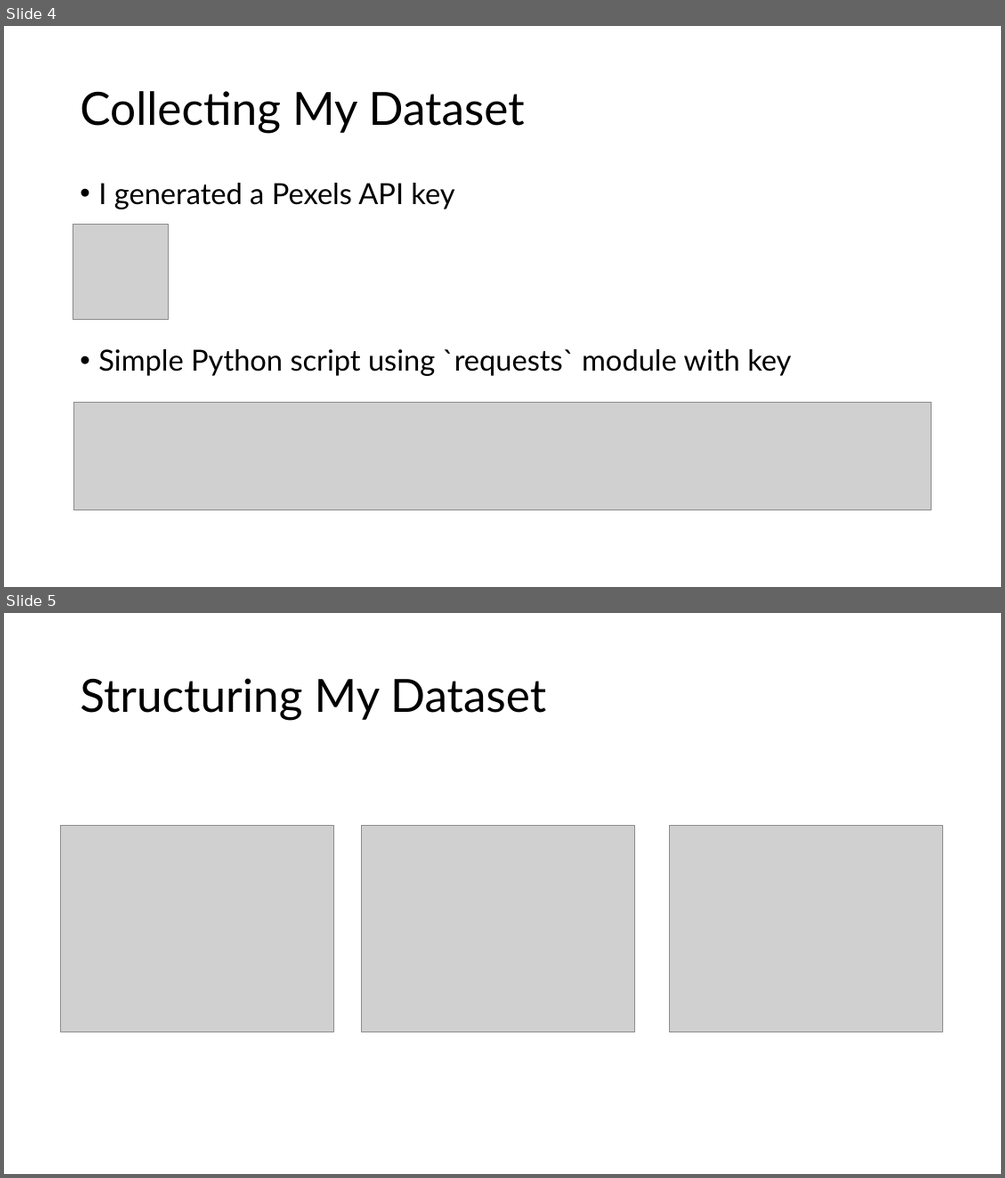
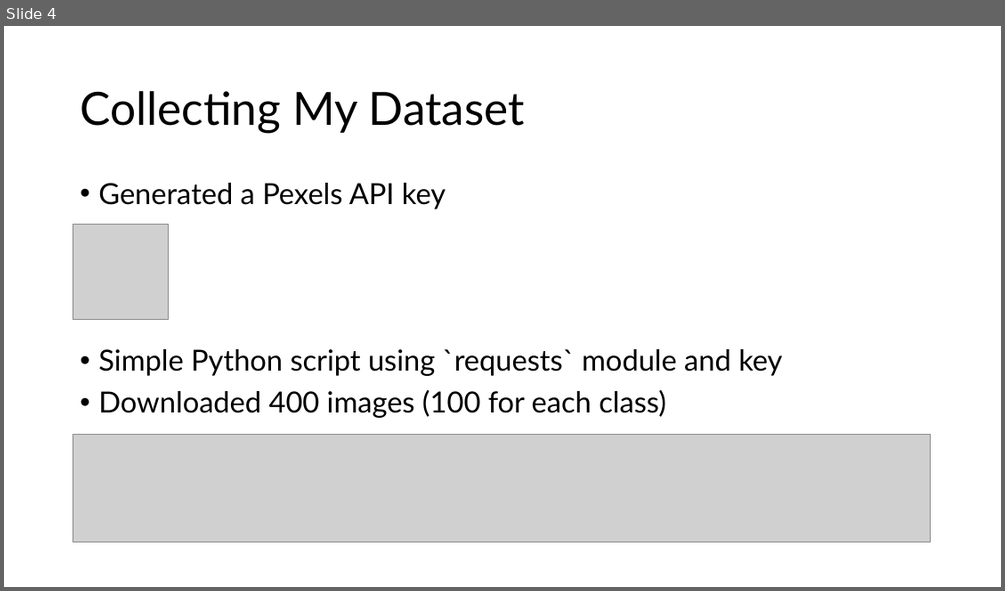
Before and after one commit to henryroeth/cpsc386-cv-project, a slide deck: docs/Project_Presentation_HKR.pptx. Shown one above the other, each under a label of ours: slides 4 and 5 before the commit, slide 4 after it. The pictures are 1005x1178 and 1005x591 pixels, drawn with LibreOffice and Linux fonts; fonts in the diff are those of the drawing; grey boxes stand for pictures. Boxes give left, top, right and bottom in pixels: in the first picture for what was removed or moved away, otherwise in the second. Text is boxed around its words. In the diff, an @@ line names an element or a change of style, - is before the commit and + after.

```diff
--- a/docs/Project_Presentation_HKR.pptx
+++ b/docs/Project_Presentation_HKR.pptx
@@ slide 5 removed at bbox=[4, 613, 1001, 1174], background #FFFFFF @@
@@ title removed at bbox=[80, 678, 546, 720] @@
-Structuring My Dataset
@@ picture removed at bbox=[61, 826, 334, 1031] @@
@@ picture removed at bbox=[362, 826, 634, 1031] @@
@@ picture removed at bbox=[670, 826, 942, 1031] @@
@@ slide 4 changed as well @@
@@ text at bbox=[98, 183, 782, 418]: text changed @@
-• I generated a Pexels API key
-• Simple Python script using `requests` module with key
+• Generated a Pexels API key
+• Simple Python script using `requests` module and key
+• Downloaded 400 images (100 for each class)
@@ picture: place and size @@
-picture at bbox=[73, 402, 931, 510]
+picture at bbox=[73, 434, 930, 542]
```
Also in this commit, not shown: 3 other slides changed, 5 slides added, 1 other slide removed.
